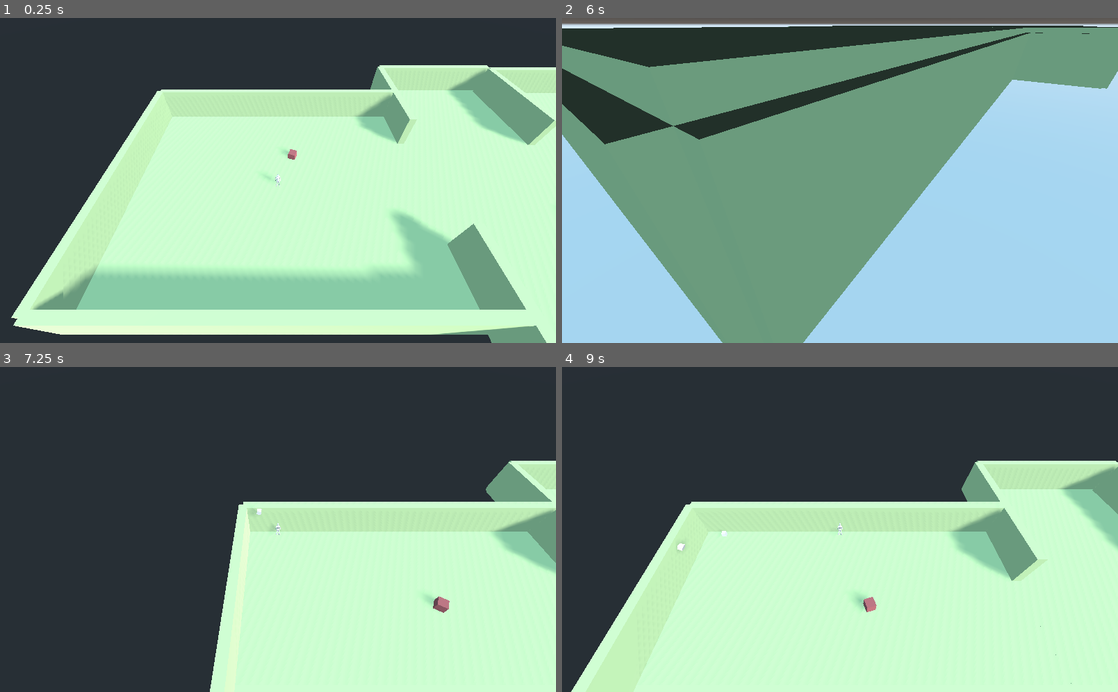
Above: before the commit, frames 1-4 (two rows, left to right).
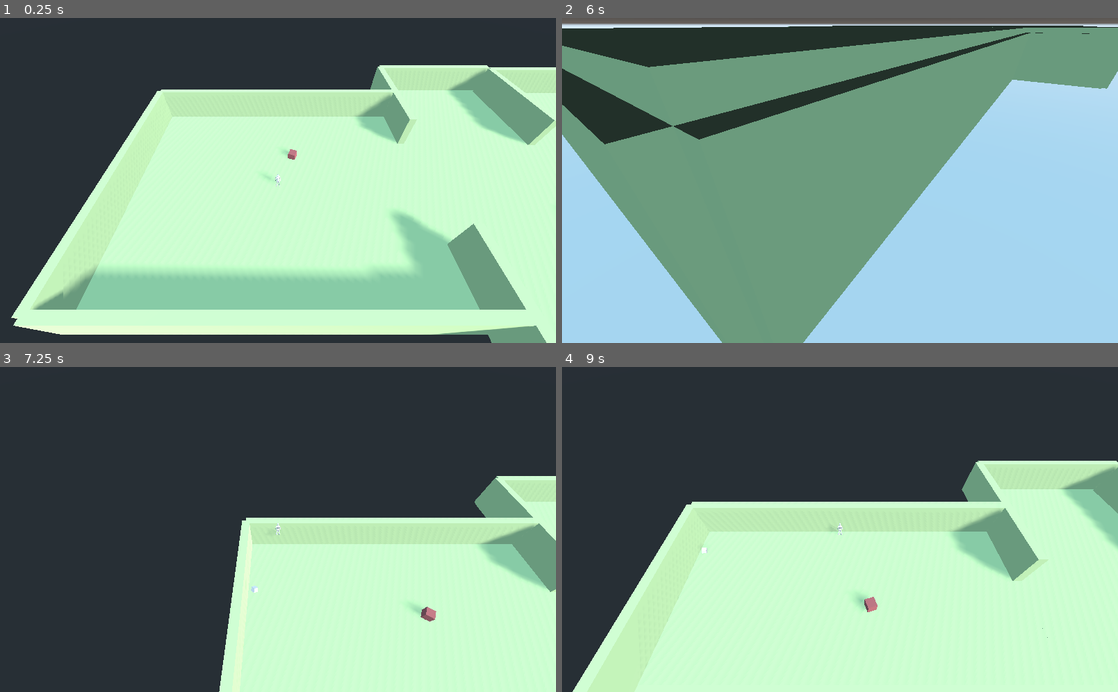
Above: after the commit, the same moments.

Repository: dam7lc/DGen-godot
Game: Godot game, scene res://Main.tscn
The game is run twice, just before and just after one commit, with the same random seed, the same clock (stepped at 60 frames per second) and the same inputs.
Inputs (mouse positions are in pixels of both pictures, inside the frame that each line leads up to):
- Up to frame 1 (0.25 s): no input
- Up to frame 2 (6 s): tap Enter at 0.5, 5.75 s; move the mouse to (812, 245) at 0.52 s; hold V (change_camera) 0.53-1.28 s; hold W (forward) 0.53-2.03 s; tap Space (jump) at 0.77, 1.52, 2, 3.02, 3.77, 4.52 s; move the mouse to (878, 183) at 1.27 s; tap V (change_camera) every 1.5 s from 1.35 to 5.85 s; move the mouse to (673, 131) at 2.02 s; hold V (change_camera) 2.03-2.78 s; hold A (strafe_left) 2.03-3.53 s; move the mouse to (845, 180) at 2.77 s; move the mouse to (817, 174) at 3.52 s; hold V (change_camera) 3.53-4.28 s; hold W (forward) 3.53-5.78 s; move the mouse to (867, 180) at 4.27 s; move the mouse to (812, 180) at 5.02 s; hold V (change_camera) 5.03-5.78 s; move the mouse to (895, 109) at 5.77 s; hold D (strafe_right) from 5.78 s (still down)
- Up to frame 3 (7.25 s): tap Space (jump) at 6.02, 6.77 s; move the mouse to (272, 536) at 6.52 s; release D (strafe_right) at 6.53 s; hold W (forward) from 6.53 s (still down); hold V (change_camera) from 6.53 s (still down)
- Up to frame 4 (9 s): move the mouse to (1006, 578) at 7.27 s; release W (forward) at 7.28 s; release V (change_camera) at 7.28 s; hold D (strafe_right) 7.28-8.03 s; tap V (change_camera) at 7.35, 8.85 s; tap Space (jump) at 7.52 s; move the mouse to (795, 526) at 8.02 s; hold W (forward) 8.03-8.78 s; hold V (change_camera) 8.03-8.78 s; move the mouse to (845, 529) at 8.77 s; hold A (strafe_left) from 8.78 s (still down)

The runs differ from the first frame. In frame 2, less than 0.1% of the frame differs, in the area x 0-85%, y 10-100%; in frame 3, 9.3%, in the area x 37-100%, y 28-100%; in frame 4, 0.4%.

Commit message:
Tratando de ajustar el movimiento de la colision

Diff:
--- a/Godot3.2.3/Main.tscn
+++ b/Godot3.2.3/Main.tscn
@@ -15,7 +15,7 @@
 [sub_resource type="BoxShape" id=3]
 extents = Vector3( 100, 1, 100 )
 
-[node name="Spatial" type="Spatial"]
+[node name="Plano" type="Spatial"]
 
 [node name="Torretilla" type="StaticBody" parent="."]
 transform = Transform( 1, 0, 0, 0, 1, 0, 0, 0, 1, 2.106, -0.002, -5.344 )
--- a/Godot3.2.3/Player.gd
+++ b/Godot3.2.3/Player.gd
@@ -50,6 +50,7 @@
 
 			springArm.transform.basis = Basis()
 			springArm.rotate_x(-rot_y)
+
 			transform.basis = Basis()
 			rotate_y(-rot_x)
 			#springArm.rotate_y(-rot_x)
--- a/Godot3.2.3/ScriptGenerador.gd
+++ b/Godot3.2.3/ScriptGenerador.gd
@@ -1,13 +1,11 @@
 extends Spatial
 
-const cuantos = 4
+const cuantos = 6
 var room_center = Vector2(0,0)
 var floor_collision
-
 var room_x
 var room_z
 const room_y = 5
-
 var player
 var surface_material
 
--- a/Godot3.2.3/Torretilla.gd
+++ b/Godot3.2.3/Torretilla.gd
@@ -4,10 +4,9 @@
 var prevShootTime = 0
 var actualTime = 0
 var unit_mesh
+
 func _ready():
 	unit_mesh = load("res://Unit.obj")
-
-
 
 func _process(delta):
 	actualTime+=delta
--- a/Godot3.2.3/mouseTrackAuxCollision.gd
+++ b/Godot3.2.3/mouseTrackAuxCollision.gd
@@ -11,4 +11,4 @@
 func _process(delta):
 	#TODO: arreglar colision auxiliar para detectar mouse
 	var pos = Vector3(player.translation.x/100, 0, player.translation.z/100)
-	translate(pos)
+	translate(pos/100)
